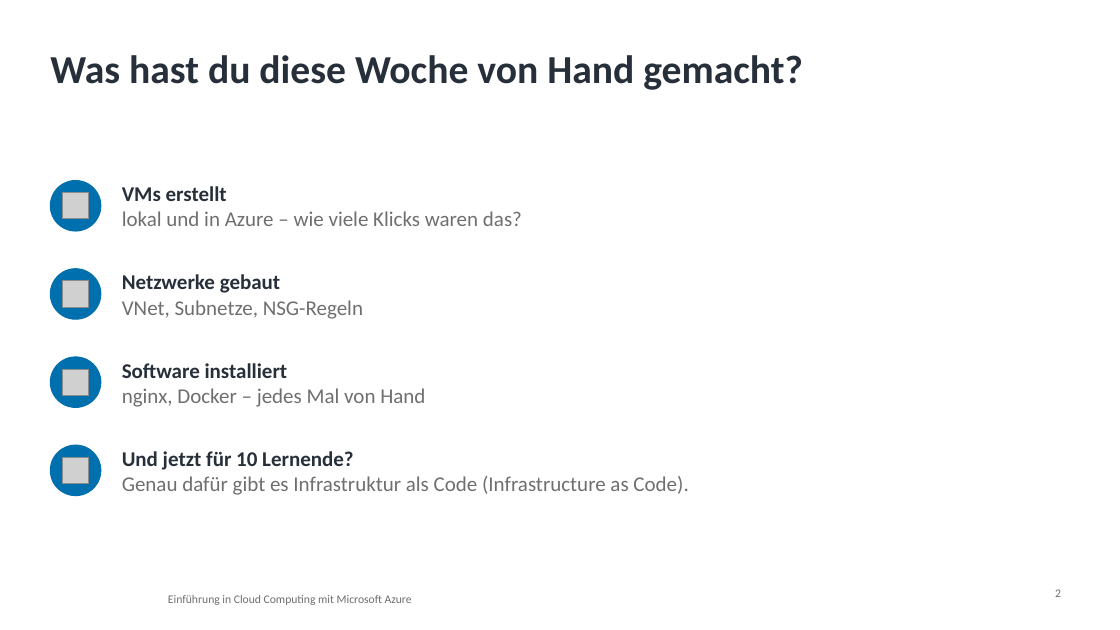
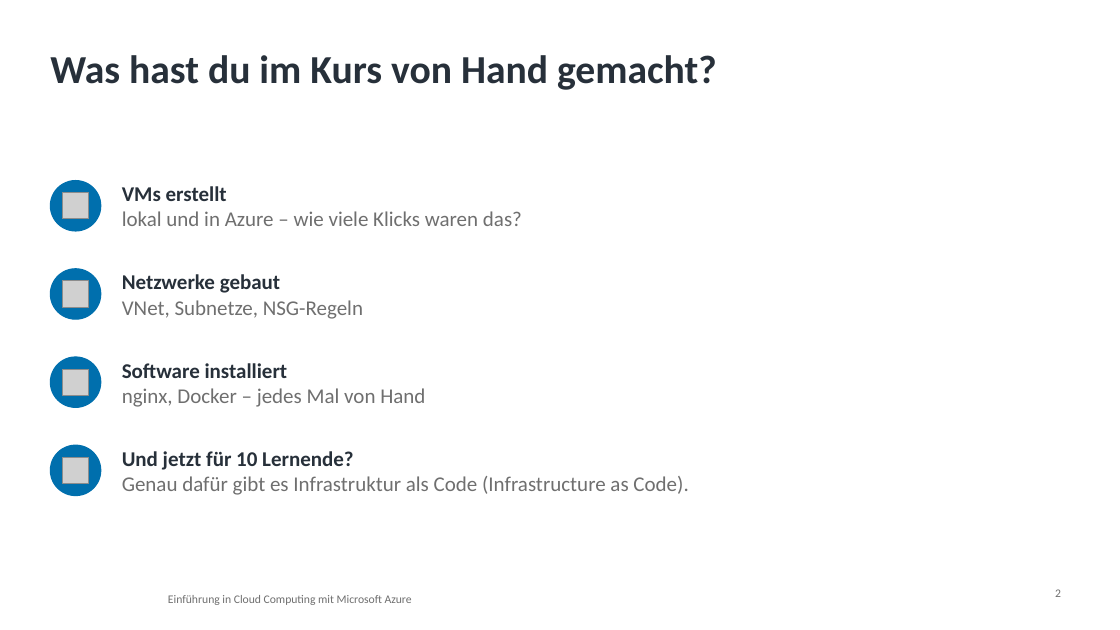
Before and after one commit to pat-teacher/azure-basics-training, a slide deck: slide 2 of praesentationen/tag-5-automatisierung.pptx. Drawn at 1120x630 pixels with LibreOffice and Linux fonts; fonts in the diff are those of the drawing; grey boxes stand for pictures; background and template pictures are left out. Boxes give left, top, right and bottom in pixels: in the first picture for what was removed or moved away, otherwise in the second. Text is boxed around its words. In the diff, an @@ line names an element or a change of style, - is before the commit and + after.

```diff
--- a/praesentationen/tag-5-automatisierung.pptx
+++ b/praesentationen/tag-5-automatisierung.pptx
@@ title at box(50, 55, 717, 90): text changed @@
-Was hast du diese Woche von Hand gemacht?
+Was hast du im Kurs von Hand gemacht?
```
Also in this commit, not shown: 4 other slides changed, 16 other files.
